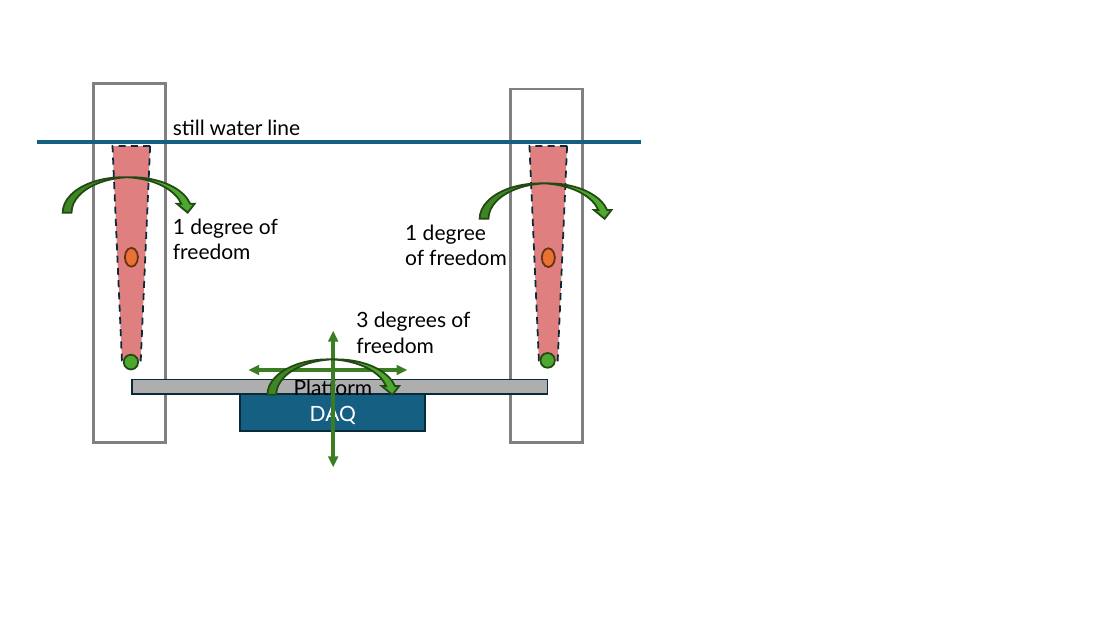
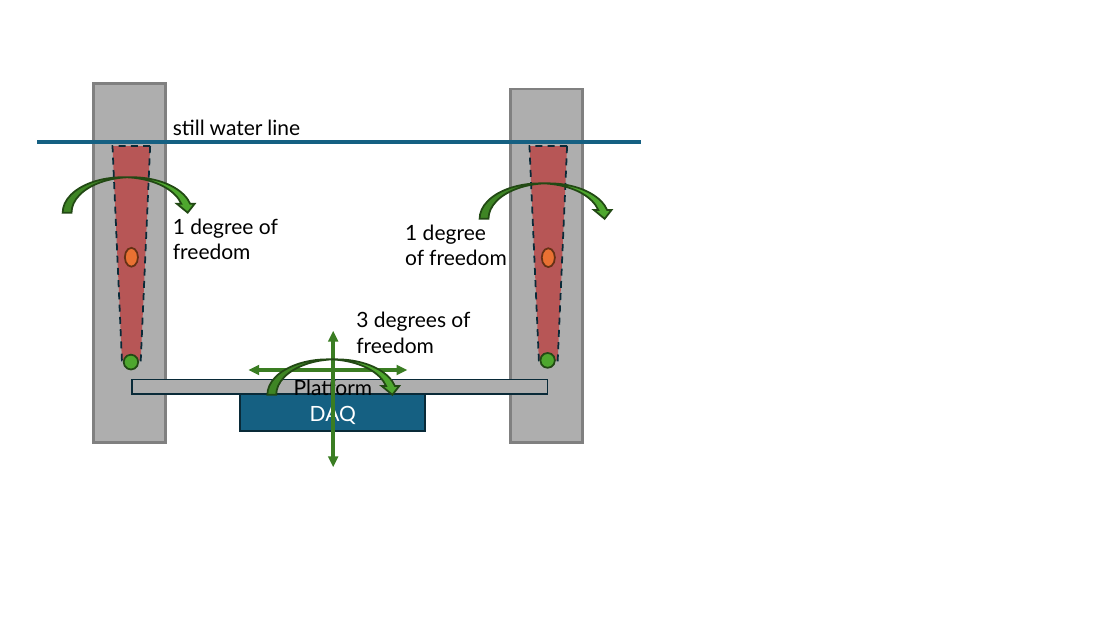
Before and after one commit to jtgrasb/WecOptTool, a slide deck: slide 4 of examples/FOSWEC_M4E/FOSWEC_BEM_Dimensions.pptx. Drawn at 1120x630 pixels with LibreOffice and Linux fonts; fonts in the diff are those of the drawing. Boxes give left, top, right and bottom in pixels: in the first picture for what was removed or moved away, otherwise in the second. Text is boxed around its words. In the diff, an @@ line names an element or a change of style, - is before the commit and + after.

```diff
--- a/examples/FOSWEC_M4E/FOSWEC_BEM_Dimensions.pptx
+++ b/examples/FOSWEC_M4E/FOSWEC_BEM_Dimensions.pptx
@@ rectangle at bbox=[94, 83, 166, 442]: fill #FFFFFF to #AEAEAE @@
@@ rectangle at bbox=[511, 89, 582, 443]: fill #FFFFFF to #AEAEAE @@
```
Also in this commit, not shown: 1 other slide changed, 14 other files.
